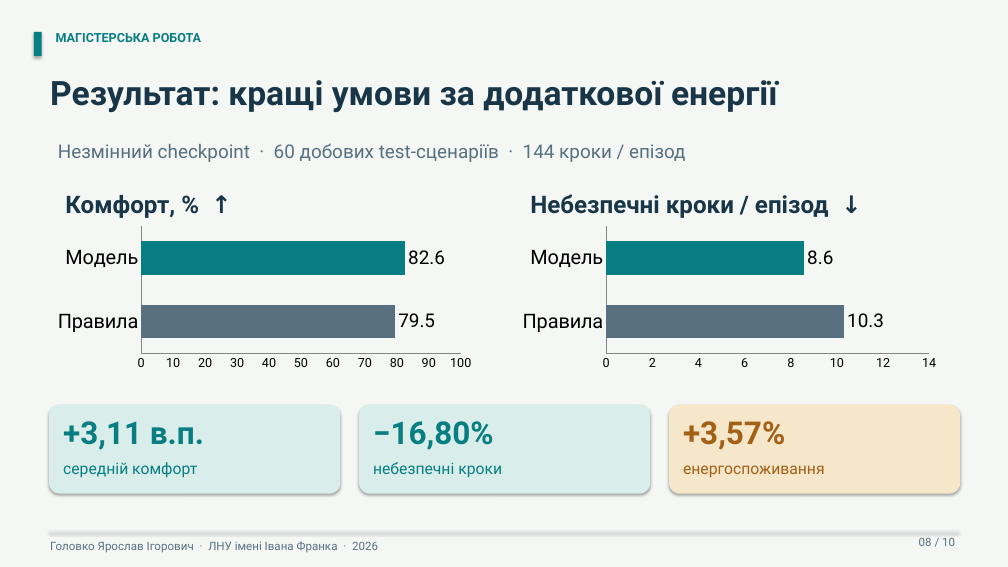
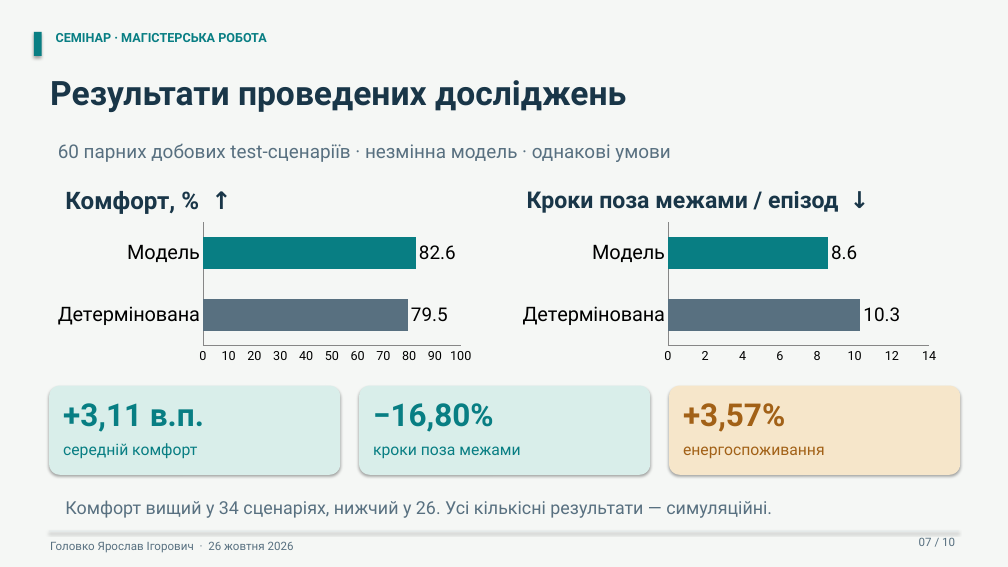
Before and after one commit to Lowckick/ai_house_model, a slide deck: slide 7 of docs/presentation/presentation.pptx (slide 8 before the commit). Drawn at 1008x567 pixels with LibreOffice and Linux fonts; fonts in the diff are those of the drawing. Boxes give left, top, right and bottom in pixels: in the first picture for what was removed or moved away, otherwise in the second. Text is boxed around its words. In the diff, an @@ line names an element or a change of style, - is before the commit and + after.

```diff
--- a/docs/presentation/presentation.pptx
+++ b/docs/presentation/presentation.pptx
@@ text at (56, 33, 266, 42): text changed @@
-МАГІСТЕРСЬКА РОБОТА
+СЕМІНАР · МАГІСТЕРСЬКА РОБОТА
@@ text at (50, 80, 626, 112): text changed @@
-Результат: кращі умови за додаткової енергії
+Результати проведених досліджень
@@ text at (58, 143, 670, 162): text changed @@
-Незмінний checkpoint · 60 добових test-сценаріїв · 144 кроки / епізод
+60 парних добових test-сценаріїв · незмінна модель · однакові умови
@@ text at (527, 191, 838, 213): text changed; size 23 to 22 pt @@
-Небезпечні кроки / епізод ↓
+Кроки поза межами / епізод ↓
@@ bar chart at (49, 219, 480, 367) @@
-categories: Правила, Модель
+categories: Детермінована, Модель
@@ 2 bar charts, 1 text: place and size @@
-2 bar charts, 1 text at (49, 195, 945, 374)
+2 bar charts, 1 text at (49, 191, 945, 367)
@@ bar chart at (514, 219, 945, 367) @@
-categories: Правила, Модель
+categories: Детермінована, Модель
@@ 5 texts, 3 rounded rectangles: place and size @@
-5 texts, 3 rounded rectangles at (49, 405, 960, 494)
+5 texts, 3 rounded rectangles at (49, 386, 960, 475)
@@ text at (373, 446, 520, 459): text changed @@
-небезпечні кроки
+кроки поза межами
@@ text added at (65, 500, 772, 518), 17 pt, text #587080 @@
+Комфорт вищий у 34 сценаріях, нижчий у 26. Усі кількісні результати — симуляційні.
@@ text at (919, 537, 955, 546): text changed @@
-08 / 10
+07 / 10
@@ text at (50, 541, 294, 553): text changed @@
-Головко Ярослав Ігорович · ЛНУ імені Івана Франка · 2026
+Головко Ярослав Ігорович · 26 жовтня 2026
```
Also in this commit, not shown: 2 other slides changed, 7 slides added, 7 slides removed, 10 other files.
